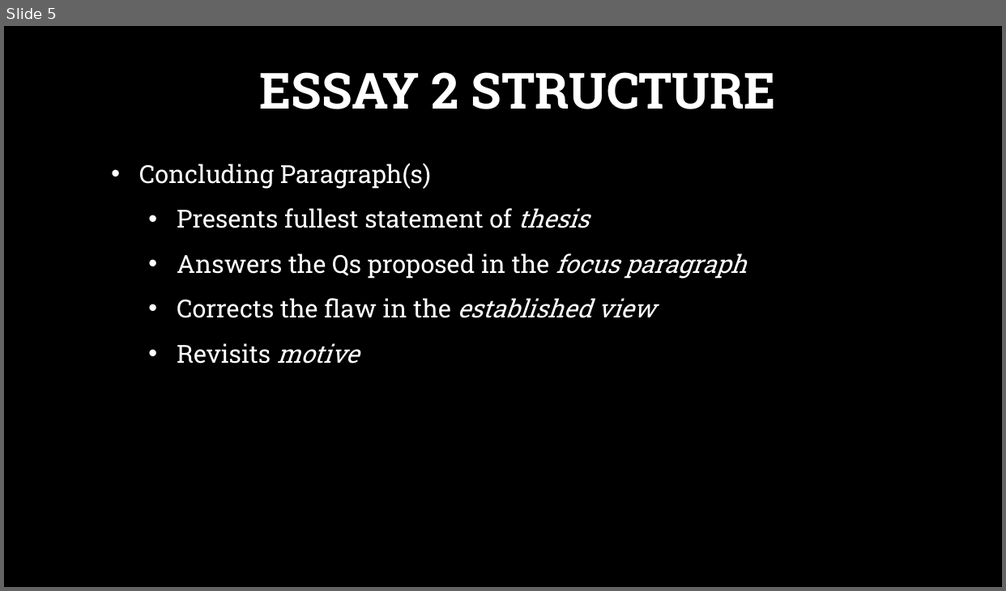
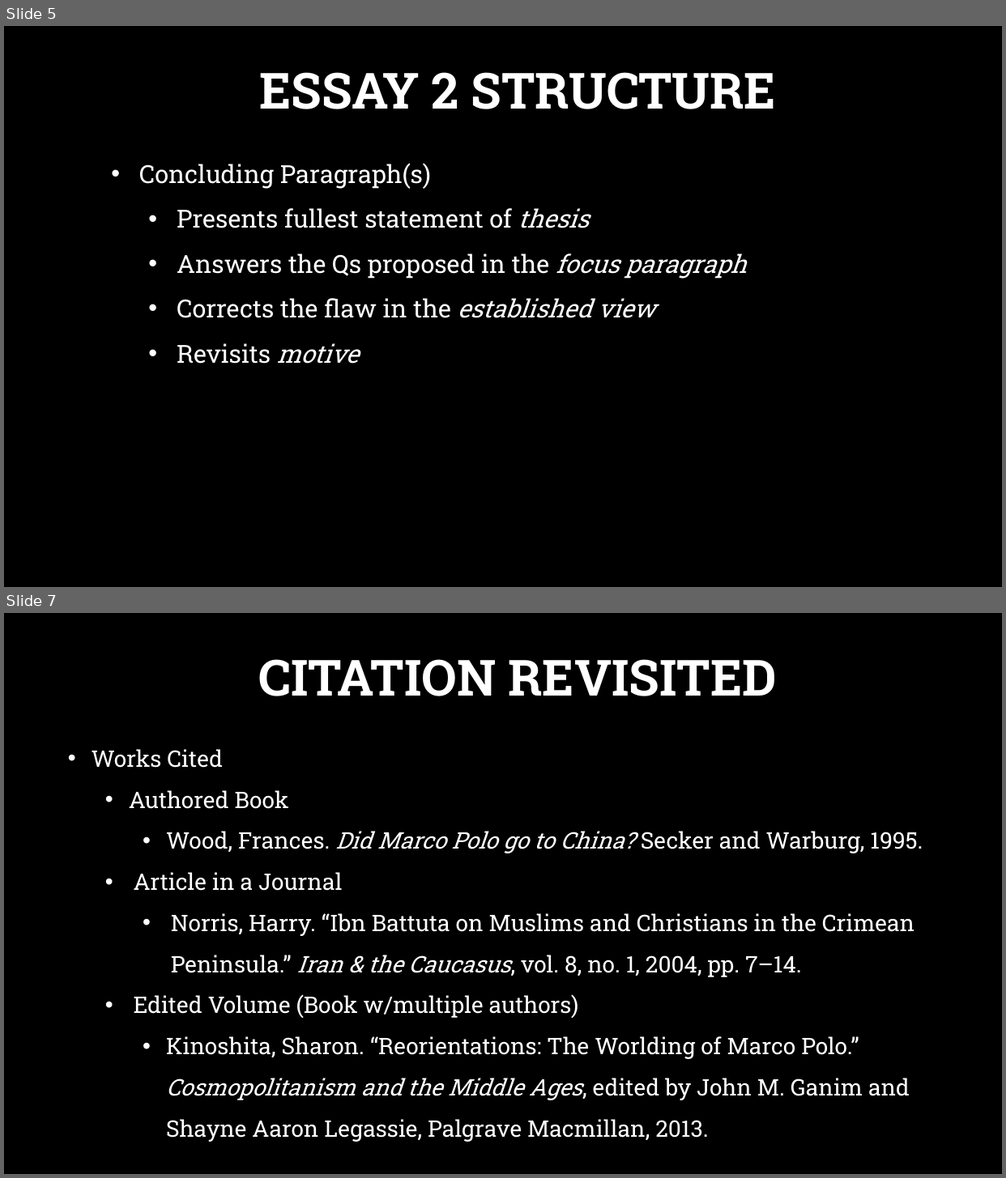
Before and after one commit to nadaniels/test-git, a slide deck: 03_12 Class Powerpoint.pptx. Shown one above the other, each under a label of ours: slide 5 before the commit, slides 5 and 7 after it; the slides between them are not shown. The pictures are 1006x591 and 1006x1178 pixels, drawn with LibreOffice and Linux fonts; fonts in the diff are those of the drawing; background and template pictures are left out. Boxes give left, top, right and bottom in pixels: in the first picture for what was removed or moved away, otherwise in the second. Text is boxed around its words. In the diff, an @@ line names an element or a change of style, - is before the commit and + after.

```diff
--- a/03_12 Class Powerpoint.pptx
+++ b/03_12 Class Powerpoint.pptx
@@ slide 7 added at (x1=4, y1=613, x2=1002, y2=1174), background picture (left out) @@
@@ title added at (x1=259, y1=659, x2=777, y2=696), 48 pt, text #FFFFFF, bold @@
+CITATION REVISITED
@@ text added at (x1=91, y1=749, x2=923, y2=1142), 22 pt, text #FFFFFF @@
+• Works Cited
+  • Authored Book
+    • Wood, Frances. Did Marco Polo go to China? Secker and Warburg, 1995.
+  • Article in a Journal
+    • Norris, Harry. “Ibn Battuta on Muslims and Christians in the Crimean Peninsula.” Iran & the Caucasus, vol. 8, no. 1, 2004, pp. 7–14.
+  • Edited Volume (Book w/multiple authors)
+    • Kinoshita, Sharon. “Reorientations: The Worlding of Marco Polo.” Cosmopolitanism and the Middle Ages, edited by John M. Ganim and Shayne Aaron Legassie, Palgrave Macmillan, 2013.
```
Also in this commit, not shown: 1 other slide added, 1 slide removed.
